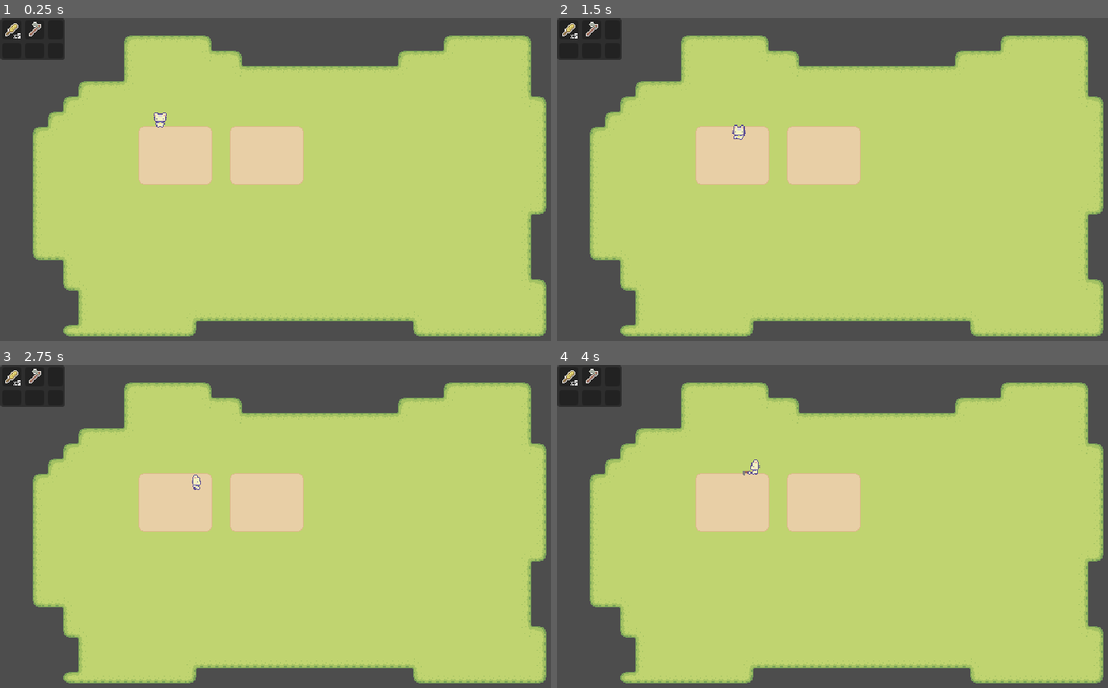
Above: before the commit, frames 1-4 (two rows, left to right).
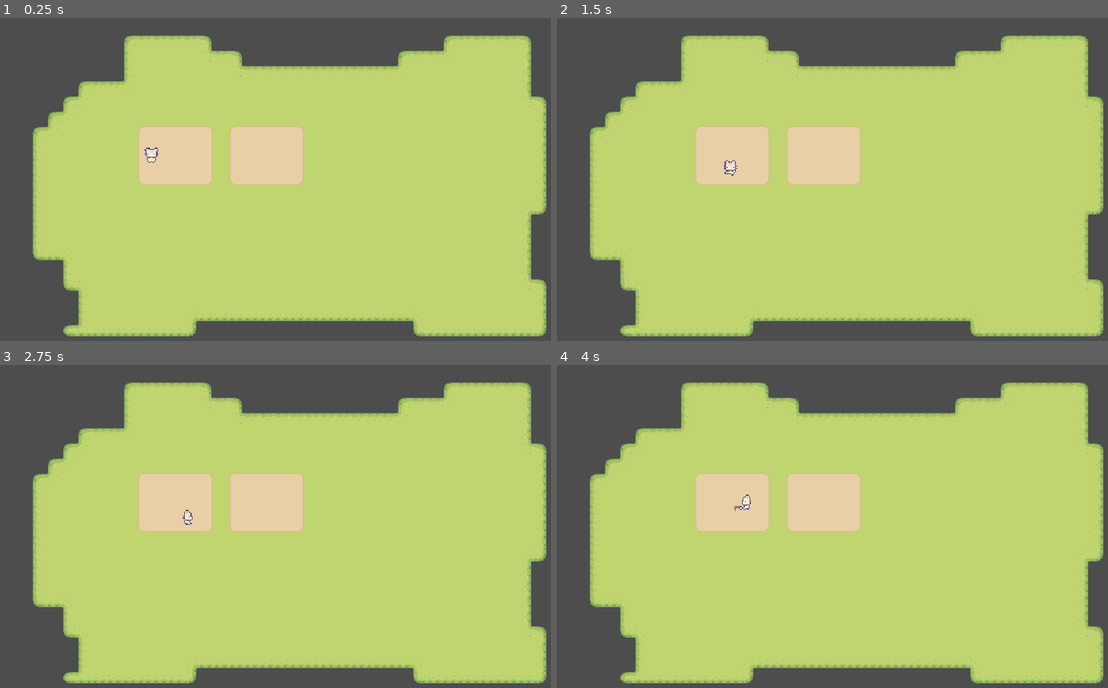
Above: after the commit, the same moments.

Repository: Sirrender-krr/simple_project_20251123
Game: Godot game, scene res://test_scenes/main.tscn
Same seed, same stepped clock (60 frames per second), same inputs: the game is played once before the commit and once after it. The project has no main scene, so this scene is started directly.
Inputs (mouse positions are in pixels of both pictures, inside the frame that each line leads up to):
- Up to frame 1 (0.25 s): no input
- Up to frame 2 (1.5 s): tap Enter at 0.5 s; move the mouse to (997, 173) at 0.52 s; hold D (right) 0.53-1.28 s; hold Shift (run) 0.53-1.28 s; click (997, 173) at 0.6 s; move the mouse to (738, 205) at 1.27 s; hold S (down) from 1.28 s (still down); tap Shift (run) at 1.35 s
- Up to frame 3 (2.75 s): click (181, 552) at 1.55 s; move the mouse to (363, 461) at 2.02 s; release S (down) at 2.03 s; hold D (right) from 2.03 s (still down); hold Shift (run) from 2.03 s (still down); click (363, 461) at 2.1 s
- Up to frame 4 (4 s): move the mouse to (832, 604) at 2.77 s; release D (right) at 2.78 s; release Shift (run) at 2.78 s; hold W (up) 2.78-3.53 s; tap Shift (run) at 2.85 s; click (832, 604) at 3.05 s; tap Space at 3.5 s; move the mouse to (1041, 587) at 3.52 s; hold A (left) from 3.53 s (still down); hold Shift (run) from 3.53 s (still down); click (1041, 587) at 3.6 s

The runs differ from the first frame. In frame 1, 1.7% of the frame differs, in the area x 0-31%, y 0-45%; in frame 2, 1.7%; in frame 3, 1.6%; in frame 4, 1.7%.

Commit message:
on implementing inventory 2
inventory interact signale

Diff:
--- a/inventory/inventory.gd
+++ b/inventory/inventory.gd
@@ -4,18 +4,18 @@
 @onready var item_grid: GridContainer = $MarginContainer/ItemGrid
 
 
-func _ready() -> void:
-	var inv_data = preload("res://inventory/player_inventory.tres")
-	populate_item_grid(inv_data.slot_datas)
+func set_inventory_data(inventory_data: InventoryData) -> void:
+	populate_item_grid(inventory_data)
 
-func populate_item_grid(slot_datas: Array[SlotData]) -> void:
+func populate_item_grid(inventory_data:InventoryData) -> void:
 	for child in item_grid.get_children():
 		child.queue_free()
 
-	for slot_data in slot_datas:
+	for slot_data in inventory_data.slot_datas:
 		var slot = Slot.instantiate()
 		item_grid.add_child(slot)
-		print(slot_data)
+
+		slot.slot_clicked.connect(inventory_data.on_slot_clicked)
 
 		if slot_data:
 			slot.set_slot_data(slot_data)
--- a/inventory/inventory.tscn
+++ b/inventory/inventory.tscn
@@ -3,7 +3,7 @@
 [ext_resource type="Script" uid="uid://cq2mqrhyxpyp4" path="res://inventory/inventory.gd" id="1_62wf1"]
 
 [node name="Inventory" type="PanelContainer"]
-custom_minimum_size = Vector2(60, 40)
+custom_minimum_size = Vector2(72, 48)
 offset_right = 60.0
 offset_bottom = 40.0
 script = ExtResource("1_62wf1")
--- a/inventory/inventory_data.gd
+++ b/inventory/inventory_data.gd
@@ -1,4 +1,9 @@
 extends Resource
 class_name InventoryData
 
+signal inventory_interact(inventory_data: InventoryData, index: int, button: int)
+
 @export var slot_datas: Array[SlotData]
+
+func on_slot_clicked(index: int, button:int) -> void:
+	inventory_interact.emit(self,index,button)
--- a/inventory/slot.gd
+++ b/inventory/slot.gd
@@ -1,7 +1,10 @@
 extends PanelContainer
+
+signal slot_clicked(index: int, button: int)
 
 @onready var texture_rect: TextureRect = $MarginContainer/TextureRect
 @onready var quantity_label: Label = $QuantityLabel
+
 
 func set_slot_data(slot_data: SlotData) -> void:
 	var item_data = slot_data.item_data
@@ -11,3 +14,11 @@
 	if slot_data.quantity > 1:
 		quantity_label.text = "x%s" % slot_data.quantity
 		quantity_label.show()
+
+func _on_gui_input(event: InputEvent) -> void:
+	if event is InputEventMouseButton\
+	and (event.button_index == MOUSE_BUTTON_LEFT\
+	or event.button_index == MOUSE_BUTTON_RIGHT)\
+	and event.is_pressed():
+		slot_clicked.emit(get_index(),event.button_index)
+		print(get_index(),", ", event.button_index)
--- a/inventory/slot.tscn
+++ b/inventory/slot.tscn
@@ -3,10 +3,10 @@
 [ext_resource type="Script" uid="uid://ds0451411jw7g" path="res://inventory/slot.gd" id="1_sthnt"]
 [ext_resource type="FontFile" uid="uid://dcht3dy3ejvq6" path="res://assets/Sprout Lands - Sprites - Basic pack (2)/Fonts/my 3x5 tiny mono pixel font.ttf" id="1_u4i3g"]
 
-[sub_resource type="AtlasTexture" id="AtlasTexture_87gbl"]
+[sub_resource type="AtlasTexture" id="AtlasTexture_ecxla"]
 
 [node name="Slot" type="PanelContainer"]
-custom_minimum_size = Vector2(16, 16)
+custom_minimum_size = Vector2(20, 20)
 offset_right = 16.0
 offset_bottom = 16.0
 script = ExtResource("1_sthnt")
@@ -33,3 +33,5 @@
 text = "x0"
 horizontal_alignment = 2
 vertical_alignment = 2
+
+[connection signal="gui_input" from="." to="." method="_on_gui_input"]
--- a/project.godot
+++ b/project.godot
@@ -55,6 +55,11 @@
 "events": [Object(InputEventMouseButton,"resource_local_to_scene":false,"resource_name":"","device":-1,"window_id":0,"a …(253 unchanged characters)…
 ]
 }
+inventory={
+"deadzone": 0.2,
+"events": [Object(InputEventKey,"resource_local_to_scene":false,"resource_name":"","device":-1,"window_id":0,"alt_pressed":false,"shift_pressed":false,"ctrl_pressed":false,"meta_pressed":false,"pressed":false,"keycode":0,"physical_keycode":4194306,"key_label":0,"unicode":0,"location":0,"echo":false,"script":null)
+]
+}
 
 [layer_names]
 
--- a/scenes/player.gd
+++ b/scenes/player.gd
@@ -1,6 +1,9 @@
 extends CharacterBody2D
 class_name Player
 
+signal toggle_inventory
+
+#region player control var
 @onready var animated_sprite: AnimatedSprite2D = $AnimatedSprite2D
 
 enum Tools {none, hoe, axe, watering_can}
@@ -15,6 +18,10 @@
 
 var direction = dir.down
 var state = State.idle
+#endregion
+#region inventory var
+@export var inventory_data: InventoryData
+#endregion
 
 func get_input() -> void:
 	var input_direction = Input.get_vector('left','right','up','down')
@@ -30,6 +37,8 @@
 	move_and_slide()
 	handle_animation()
 	handle_running()
+	if Input.is_action_just_pressed("inventory"):
+		toggle_inventory.emit()
 
 func handle_movement() -> void:
 	if can_walk():
@@ -38,6 +47,7 @@
 		else:
 			state = State.walk
 
+#region animation
 func handle_animation() -> void:
 #region movement animation
 	##movement animation
@@ -133,8 +143,9 @@
 					await get_tree().create_timer(.5).timeout
 					state = State.idle
 #endregion
+#endregion
 
-
+#region state machine
 func can_walk() -> bool:
 	return state == State.idle or state == State.walk
 
@@ -152,3 +163,4 @@
 			accel= speed
 	else:
 		accel = speed
+#endregion
--- a/scenes/player.tscn
+++ b/scenes/player.tscn
@@ -1,7 +1,8 @@
-[gd_scene load_steps=46 format=3 uid="uid://cpolyfl1al6pr"]
+[gd_scene load_steps=47 format=3 uid="uid://cpolyfl1al6pr"]
 
 [ext_resource type="Texture2D" uid="uid://d4npxjo7wgg1w" path="res://assets/Sprout Lands - Sprites - Basic pack (2)/Characters/Basic Charakter Spritesheet.png" id="1_3vyb7"]
 [ext_resource type="Script" uid="uid://jp5ok6nogo0" path="res://scenes/player.gd" id="1_g2els"]
+[ext_resource type="Resource" uid="uid://c4ksr8qy56l6q" path="res://inventory/player_inventory.tres" id="2_dqkch"]
 [ext_resource type="Texture2D" uid="uid://dwd4xky8el72h" path="res://assets/Sprout Lands - Sprites - Basic pack (2)/Characters/Basic Charakter Actions.png" id="2_qhqgy"]
 
 [sub_resource type="AtlasTexture" id="AtlasTexture_ujl30"]
@@ -390,12 +391,13 @@
 [sub_resource type="RectangleShape2D" id="RectangleShape2D_4r5pv"]
 size = Vector2(6, 6)
 
-[node name="CharacterBody2D" type="CharacterBody2D"]
+[node name="Player" type="CharacterBody2D"]
 y_sort_enabled = true
 collision_layer = 2
 collision_mask = 5
 script = ExtResource("1_g2els")
 tools = 1
+inventory_data = ExtResource("2_dqkch")
 
 [node name="AnimatedSprite2D" type="AnimatedSprite2D" parent="."]
 sprite_frames = SubResource("SpriteFrames_fulsm")
--- /dev/null
+++ b/scripts/inventory_interface.gd
@@ -0,0 +1,10 @@
+extends Control
+
+@onready var player_inventory: PanelContainer = $PlayerInventory
+
+func set_player_inventory_data(inventory_data: InventoryData) -> void:
+	inventory_data.inventory_interact.connect(on_inventory_interact)
+	player_inventory.set_inventory_data(inventory_data)
+
+func on_inventory_interact(inventory_data: InventoryData, index: int, button: int) -> void:
+	print("%s %s %s" % [inventory_data, index, button])
--- /dev/null
+++ b/test_scenes/main.gd
@@ -0,0 +1,10 @@
+extends Node2D
+@onready var player: Player = $Player
+@onready var inventory_interface: Control = $CanvasLayer/InventoryInterface
+
+func _ready() -> void:
+	player.toggle_inventory.connect(toggle_inventory_interface)
+	inventory_interface.set_player_inventory_data(player.inventory_data)
+
+func toggle_inventory_interface() -> void:
+	inventory_interface.visible = not inventory_interface.visible
--- a/test_scenes/main.tscn
+++ b/test_scenes/main.tscn
@@ -1,10 +1,12 @@
-[gd_scene load_steps=12 format=4 uid="uid://0eu23vvbl3gr"]
-
+[gd_scene load_steps=14 format=4 uid="uid://0eu23vvbl3gr"]
+
+[ext_resource type="Script" uid="uid://csg4u5aj45p4g" path="res://test_scenes/main.gd" id="1_sextl"]
 [ext_resource type="Texture2D" uid="uid://b2rnb6sntcvbl" path="res://assets/Sprout Lands - Sprites - Basic pack (2)/Tilesets/Grass.png" id="1_umdci"]
 [ext_resource type="Texture2D" uid="uid://q11hebf3qrqe" path="res://assets/Sprout Lands - Sprites - Basic pack (2)/Tilesets/Hills.png" id="2_sextl"]
 [ext_resource type="Texture2D" uid="uid://drmsmrn3k7u12" path="res://assets/Sprout Lands - Sprites - Basic pack (2)/Tilesets/Tilled_Dirt_Wide_v2.png" id="3_tqlsa"]
 [ext_resource type="PackedScene" uid="uid://cpolyfl1al6pr" path="res://scenes/player.tscn" id="5_4yngn"]
 [ext_resource type="PackedScene" uid="uid://d4d7f4fooftrl" path="res://inventory/inventory.tscn" id="5_umdci"]
+[ext_resource type="Script" uid="uid://cvcrfk3tq2216" path="res://scripts/inventory_interface.gd" id="6_tqlsa"]
 
 [sub_resource type="TileSetAtlasSource" id="TileSetAtlasSource_wac34"]
 texture = ExtResource("1_umdci")
@@ -868,6 +870,7 @@
 
 [node name="Main" type="Node2D"]
 y_sort_enabled = true
+script = ExtResource("1_sextl")
 
 [node name="tile_map" type="Node2D" parent="."]
 y_sort_enabled = true
@@ -881,18 +884,22 @@
 tile_map_data = PackedByteArray("AAAJAAcAAQAAAAAAAAAKAAcAAQABAAAAAAALAAcAAQABAAAAAAAMAAcAAQABAAAAAAANAAcAAQACAAAAAAANAA …(560 unchanged characters)…
 tile_set = SubResource("TileSet_wac34")
 
-[node name="CharacterBody2D" parent="." instance=ExtResource("5_4yngn")]
-position = Vector2(168, 115)
+[node name="Player" parent="." instance=ExtResource("5_4yngn")]
+position = Vector2(159, 152)
 
 [node name="CanvasLayer" type="CanvasLayer" parent="."]
 
 [node name="InventoryInterface" type="Control" parent="CanvasLayer"]
+visible = false
 layout_mode = 3
 anchors_preset = 15
 anchor_right = 1.0
 anchor_bottom = 1.0
 grow_horizontal = 2
 grow_vertical = 2
+script = ExtResource("6_tqlsa")
 
 [node name="PlayerInventory" parent="CanvasLayer/InventoryInterface" instance=ExtResource("5_umdci")]
 layout_mode = 0
+offset_right = 72.0
+offset_bottom = 48.0
Not shown: 1 places in inventory/slot.tscn that only renumber resources
Not shown, added: scripts/inventory_interface.gd.uid
Not shown, added: test_scenes/main.gd.uid
